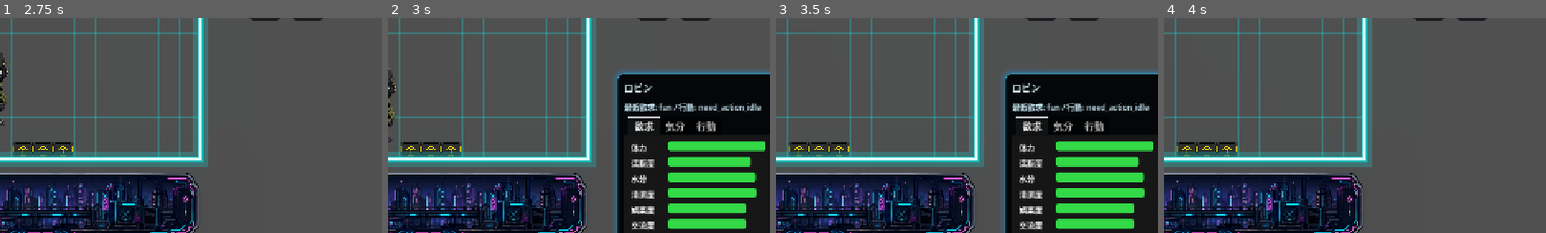
Above: before the commit, frames 1-4 (left to right).
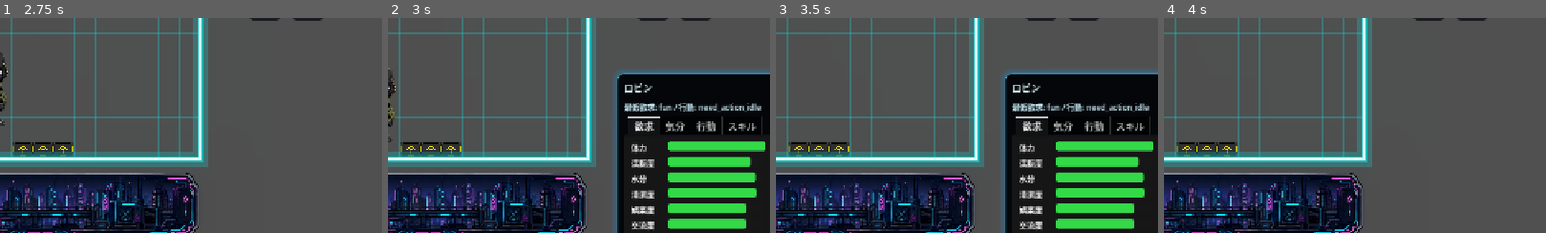
Above: after the commit, the same moments.

Repository: grimoire1089-coder/optimistic
Game: Godot game, scene res://Scenes/Boot/TitleScene.tscn
Two runs of this game, one before a commit and one after it. Both use one fixed random seed, a clock stepped at 60 frames per second and the inputs below. Sound files missing from this copy of the repository are replaced by a short silence.
Inputs:
- Up to frame 1 (2.75 s): click "はじめる" at 0.5 s; click "BGM" at 1.25 s; click "OFF" at 2 s
- Up to frame 2 (3 s): click "ロビン" at 2.75 s
- Up to frame 3 (3.5 s): no input
- Up to frame 4 (4 s): click "×" at 3.5 s
The pictures show only the part of the screen within x 44-94%, y 43-93%; the shares and areas given below are measured in that part.

Frame 1 is identical in both runs. In frame 2, 0.2% of the frame differs, in the area x 87-98%, y 45-55%; in frame 3, 0.2%; in frame 4, nothing differs.
Error after the commit: Invalid call. Nonexistent function 'get_skills_module' in base 'CharacterBody2D (RobinWanderActor)'. (res://Scripts/UI/HUD/AICharacterHud.gd:53)

Commit message:
Add skills tab to AI character HUD

Diff:
--- a/Scenes/UI/HUD/AICharacterHud.tscn
+++ b/Scenes/UI/HUD/AICharacterHud.tscn
@@ -1,9 +1,10 @@
-[gd_scene load_steps=6 format=3]
+[gd_scene load_steps=7 format=3]
 
 [ext_resource type="Script" path="res://Scripts/UI/HUD/AICharacterHud.gd" id="1_hud_script"]
 [ext_resource type="PackedScene" path="res://Scenes/UI/CharacterNeeds/CharacterNeedsPanel.tscn" id="2_needs_panel"]
 [ext_resource type="PackedScene" path="res://Scenes/UI/CharacterNeeds/CharacterMoodPanel.tscn" id="3_mood_panel"]
 [ext_resource type="Script" path="res://Scripts/UI/HUD/AICharacterActionQueuePanel.gd" id="4_action_queue_panel"]
+[ext_resource type="PackedScene" path="res://Scenes/UI/CharacterSkills/CharacterSkillsPanel.tscn" id="5_skills_panel"]
 
 [sub_resource type="StyleBoxFlat" id="StyleBoxFlat_ai_hud_panel"]
 bg_color = Color(0.015, 0.025, 0.035, 1)
@@ -103,3 +104,10 @@
 size_flags_horizontal = 3
 theme_override_constants/separation = 5
 script = ExtResource("4_action_queue_panel")
+
+[node name="SkillsTab" type="MarginContainer" parent="MarginContainer/Rows/Tabs"]
+visible = false
+layout_mode = 2
+
+[node name="CharacterSkillsPanel" parent="MarginContainer/Rows/Tabs/SkillsTab" instance=ExtResource("5_skills_panel")]
+layout_mode = 2
